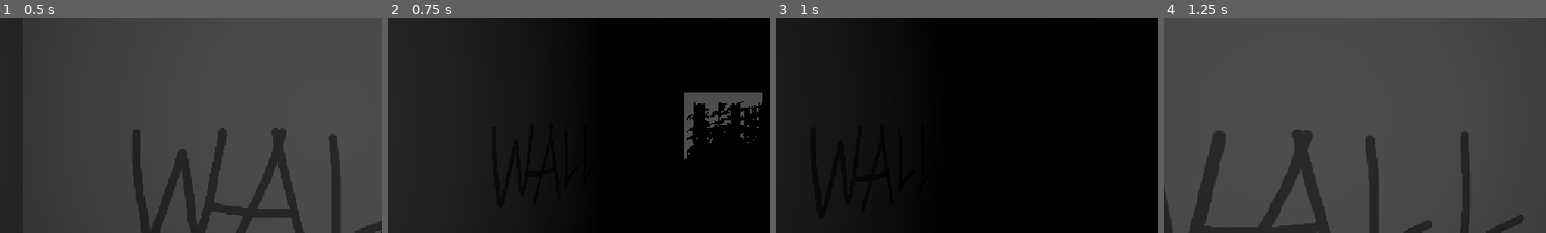
Above: before the commit, frames 1-4 (left to right).
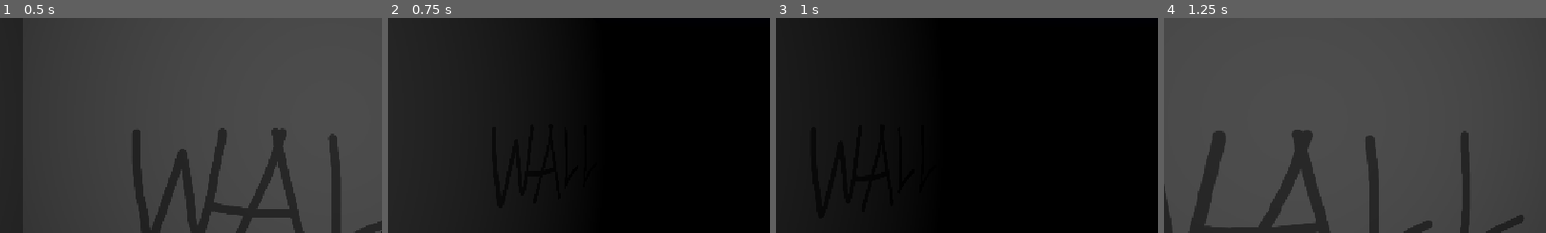
Above: after the commit, the same moments.

Repository: kerivin/dungeon-crawler
Game: Godot game, scene res://scenes/level.tscn
Two runs of this game, one before a commit and one after it. Both use one fixed random seed, a clock stepped at 60 frames per second and the inputs below. The project has no main scene, so this scene is started directly.
Inputs:
- Up to frame 1 (0.5 s): no input
- Up to frame 2 (0.75 s): tap Enter at 0.5 s; hold Right (turn_right) from 0.53 s (still down)
- Up to frame 3 (1 s): keep holding Right (turn_right)
- Up to frame 4 (1.25 s): keep holding Right (turn_right)
The pictures show only the part of the screen within x 7-57%, y 26-76%; the shares and areas given below are measured in that part.

Frame 1 is identical in both runs. In frame 2, 2.1% of the frame differs, in the area x 77-98%, y 34-66%; in frame 3, nothing differs; in frame 4, nothing differs.

Commit message:
multimesh for tiles

Diff:
--- a/scenes/level.tscn
+++ b/scenes/level.tscn
@@ -7,6 +7,7 @@
 [ext_resource type="Resource" uid="uid://bfhj4umrvgnii" path="res://resources/bg_tile_test.tres" id="5_2r41h"]
 
 [sub_resource type="Environment" id="Environment_g4v7s"]
+background_mode = 1
 ambient_light_source = 2
 ambient_light_color = Color(0.005198906, 0.0051989057, 0.005198909, 1)
 
--- a/scripts/bg_tile_definition.gd
+++ b/scripts/bg_tile_definition.gd
@@ -8,103 +8,45 @@
 @export var horizontal_repeat: int = 1
 @export var vertical_repeat: int = 1
 
-var texture_filter = BaseMaterial3D.TEXTURE_FILTER_LINEAR
+func get_billboard_transforms(x: int, y: int, cell_size: float, wall_height: float) -> Array[Transform3D]:
+	if not texture:
+		return []
 
-func place_tile(parent: Node3D, x: int, y: int, cell_size: float, wall_height: float) -> void:
-	_place_floor_and_ceiling(parent, x, y, cell_size, wall_height)
-	_place_billboard(parent, x, y, cell_size, wall_height)
+	var center = Vector3(
+		x * cell_size + cell_size / 2.0,
+		wall_height / 2.0,
+		y * cell_size + cell_size / 2.0
+	)
 
-func _place_billboard(parent: Node3D, x: int, y: int, cell_size: float, wall_height: float) -> void:
-	var center = Vector3(x * cell_size + cell_size / 2.0,
-						 wall_height / 2.0,
-						 y * cell_size + cell_size / 2.0)
+	var out: Array[Transform3D] = []
 
-	var total_planes = horizontal_repeat + vertical_repeat   # X‑facing + Z‑facing
-
-	var mm_instance = MultiMeshInstance3D.new()
-	var multimesh = MultiMesh.new()
-	multimesh.transform_format = MultiMesh.TRANSFORM_3D
-	multimesh.instance_count = total_planes
-
-	# Build the two mesh variants
-	var mesh_x = PlaneMesh.new()
-	mesh_x.size = Vector2(cell_size, wall_height)       # Z and Y
-	mesh_x.orientation = PlaneMesh.FACE_X                # normal +X
-
-	var mesh_z = PlaneMesh.new()
-	mesh_z.size = Vector2(cell_size, wall_height)       # X and Y
-	mesh_z.orientation = PlaneMesh.FACE_Z                # normal +Z
-
-	var base_mesh = PlaneMesh.new()
-	base_mesh.size = Vector2(cell_size, wall_height)
-	base_mesh.orientation = PlaneMesh.FACE_Z
-	multimesh.mesh = base_mesh
-
-	var transforms = PackedFloat32Array()
-	transforms.resize(total_planes * 12)
-
-	var index = 0
-
-	# --- X‑facing planes (normal +X) ---
-	# Their mesh is FACE_Z rotated 90° around Y.
+	# X‑facing planes (normal +X) – rotated 90° around Y
 	var step_x = cell_size / horizontal_repeat
 	for i in range(horizontal_repeat):
 		var x_offset = (i - (horizontal_repeat - 1) / 2.0) * step_x
 		var pos = center + Vector3(x_offset, 0, 0)
-		_set_transform(transforms, index, pos, Vector3(0, deg_to_rad(90), 0), Vector3.ONE)
-		index += 1
+		out.append(Transform3D(Basis.from_euler(Vector3(0, PI / 2.0, 0)), pos))
 
-	# --- Z‑facing planes (normal +Z) ---
-	# These use the base FACE_Z mesh as‑is.
+	# Z‑facing planes (normal +Z) – no rotation
 	var step_z = cell_size / vertical_repeat
 	for i in range(vertical_repeat):
 		var z_offset = (i - (vertical_repeat - 1) / 2.0) * step_z
 		var pos = center + Vector3(0, 0, z_offset)
-		_set_transform(transforms, index, pos, Vector3.ZERO, Vector3.ONE)
-		index += 1
+		out.append(Transform3D(Basis(), pos))
 
-	multimesh.buffer = transforms
-	mm_instance.multimesh = multimesh
+	return out
 
-	var mat = StandardMaterial3D.new()
-	mat.albedo_texture = texture
-	mat.transparency = BaseMaterial3D.TRANSPARENCY_ALPHA_SCISSOR
-	mat.alpha_scissor_threshold = 0.5
-	mat.cull_mode = BaseMaterial3D.CULL_DISABLED
-	mat.texture_filter = texture_filter
-	mm_instance.material_override = mat
+func get_floor_transform(x: int, y: int, cell_size: float):
+	if not floor_texture:
+		return null
 
-	parent.add_child(mm_instance)
+	var world_pos = Vector3(x * cell_size + cell_size / 2.0, 0.0, y * cell_size + cell_size / 2.0)
+	return Transform3D(Basis(), world_pos)
 
-func _set_transform(arr: PackedFloat32Array, index: int, pos: Vector3, euler: Vector3, scale: Vector3) -> void:
-	var basis = Basis.from_euler(euler).scaled(scale)
-	var offset = index * 12
-	arr[offset + 0] = basis.x.x; arr[offset + 1] = basis.x.y; arr[offset + 2] = basis.x.z; arr[offset + 3] = pos.x
-	arr[offset + 4] = basis.y.x; arr[offset + 5] = basis.y.y; arr[offset + 6] = basis.y.z; arr[offset + 7] = pos.y
-	arr[offset + 8] = basis.z.x; arr[offset + 9] = basis.z.y; arr[offset +10] = basis.z.z; arr[offset +11] = pos.z
-func _place_floor_and_ceiling(parent: Node3D, x: int, y: int, cell_size: float, wall_height: float) -> void:
-	var world_pos = Vector3(x * cell_size, 0, y * cell_size)
+func get_ceiling_transform(x: int, y: int, cell_size: float, wall_height: float):
+	if not ceiling_texture:
+		return null
 
-	if floor_texture:
-		var floor_mesh = MeshInstance3D.new()
-		floor_mesh.mesh = PlaneMesh.new()
-		floor_mesh.mesh.size = Vector2(cell_size, cell_size)
-		floor_mesh.rotation_degrees = Vector3(0, 0, 0)
-		var mat = StandardMaterial3D.new()
-		mat.albedo_texture = floor_texture
-		mat.texture_filter = texture_filter
-		floor_mesh.material_override = mat
-		floor_mesh.position = world_pos + Vector3(cell_size/2, 0, cell_size/2)
-		parent.add_child(floor_mesh)
-
-	if ceiling_texture:
-		var ceil_mesh = MeshInstance3D.new()
-		ceil_mesh.mesh = PlaneMesh.new()
-		ceil_mesh.mesh.size = Vector2(cell_size, cell_size)
-		ceil_mesh.rotation_degrees = Vector3(180, 0, 0)
-		var mat = StandardMaterial3D.new()
-		mat.albedo_texture = ceiling_texture
-		mat.texture_filter = texture_filter
-		ceil_mesh.material_override = mat
-		ceil_mesh.position = world_pos + Vector3(cell_size/2, wall_height, cell_size/2)
-		parent.add_child(ceil_mesh)
+	var world_pos = Vector3(x * cell_size + cell_size / 2.0, wall_height, y * cell_size + cell_size / 2.0)
+	var basis = Basis.from_euler(Vector3(PI, 0, 0))   # 180° around X
+	return Transform3D(basis, world_pos)
--- a/scripts/level_generator.gd
+++ b/scripts/level_generator.gd
@@ -12,8 +12,8 @@
 # id at (x,y) = cell_ids[x + y * width]
 var cell_ids: PackedInt32Array = []
 
-var _id_to_tile_def: Dictionary = {}
-var _id_to_bg_tile_def: Dictionary = {}
+var _id_to_tile_def: Dictionary[int, TileDefinition] = {}
+var _id_to_bg_tile_def: Dictionary[int, BgTileDefinition] = {}
 
 enum CellType { WALKABLE, BACKGROUND, VOID }
 
@@ -92,29 +92,114 @@
 	return _get_cell_type(x, y) == CellType.WALKABLE
 
 func _generate_tiles() -> void:
+	var horizontal_transforms: Dictionary = {}
+	var wall_transforms: Dictionary = {}
+	var billboard_transforms: Dictionary = {}
+
+	var neighbours = [
+		Vector2i(0, -1),   # north
+		Vector2i(1,  0),   # east
+		Vector2i(0,  1),   # south
+		Vector2i(-1, 0)    # west
+	]
+
 	for y in range(map_height):
 		for x in range(map_width):
 			match _get_cell_type(x, y):
 				CellType.WALKABLE:
 					var def = _get_tile_def(x, y)
 					if def:
-						def.place_floor_and_ceiling(self, x, y, cell_size, wall_height)
-						# North ( -Z direction )
-						if _is_void(x, y - 1):
-							def.place_wall(self, x, y, cell_size, wall_height, 0)
-						# East ( +X direction )
-						if _is_void(x + 1, y):
-							def.place_wall(self, x, y, cell_size, wall_height, 1)
-						# South ( +Z direction )
-						if _is_void(x, y + 1):
-							def.place_wall(self, x, y, cell_size, wall_height, 2)
-						# West ( -X direction )
-						if _is_void(x - 1, y):
-							def.place_wall(self, x, y, cell_size, wall_height, 3)
+						var floor_transform = def.get_floor_transform(x, y, cell_size)
+						if floor_transform:
+							horizontal_transforms.get_or_add(def.floor_texture, []).append(floor_transform)
+
+						var ceiling_transform = def.get_ceiling_transform(x, y, cell_size, wall_height)
+						if ceiling_transform:
+							horizontal_transforms.get_or_add(def.ceiling_texture, []).append(ceiling_transform)
+#
+						for side in range(4):
+							var nx = x + neighbours[side].x
+							var ny = y + neighbours[side].y
+							if _is_void(nx, ny):
+								var wall_transform = def.get_wall_transform(x, y, cell_size, wall_height, side)
+								if wall_transform:
+									wall_transforms.get_or_add(def.wall_texture, []).append(wall_transform)
+
 				CellType.BACKGROUND:
 					var def = _get_bg_tile_def(x, y)
 					if def:
-						def.place_tile(self, x, y, cell_size, wall_height)
+						var floor_transform = def.get_floor_transform(x, y, cell_size)
+						if floor_transform:
+							horizontal_transforms.get_or_add(def.floor_texture, []).append(floor_transform)
+
+						var ceiling_transform = def.get_ceiling_transform(x, y, cell_size, wall_height)
+						if ceiling_transform:
+							horizontal_transforms.get_or_add(def.ceiling_texture, []).append(ceiling_transform)
+
+						var billboard_transform = def.get_billboard_transforms(x, y, cell_size, wall_height)
+						if not billboard_transform.is_empty():
+							billboard_transforms.get_or_add(def.texture, []).append_array(billboard_transform)
+
+	_create_multimesh_for(horizontal_transforms,
+		_create_plane_mesh(Vector2(cell_size, cell_size), PlaneMesh.FACE_Y),
+		"floor_ceiling")
+
+	_create_multimesh_for(wall_transforms,
+		_create_plane_mesh(Vector2(cell_size, wall_height), PlaneMesh.FACE_Z),
+		"walls")
+
+	_create_multimesh_for(billboard_transforms,
+		_create_plane_mesh(Vector2(cell_size, wall_height), PlaneMesh.FACE_Z),
+		"billboards",
+		true)
+
+func _create_plane_mesh(size: Vector2, orientation = PlaneMesh.FACE_Z) -> PlaneMesh:
+	var mesh = PlaneMesh.new()
+	mesh.size = size
+	mesh.orientation = orientation
+	return mesh
+
+func _create_multimesh_for(transforms_by_texture: Dictionary, base_mesh: PlaneMesh, group_name: String, use_alpha_scissor = false) -> void:
+	for texture in transforms_by_texture:
+		var list: Array = transforms_by_texture[texture]
+		if list.is_empty():
+			continue
+
+		var mm = MultiMesh.new()
+		mm.transform_format = MultiMesh.TRANSFORM_3D
+		mm.mesh = base_mesh
+		mm.instance_count = list.size()
+		mm.buffer = _pack_transforms(list)
+
+		var mi = MultiMeshInstance3D.new()
+		print("MultiMeshInstance3D transform: ", mi.transform)
+		mi.multimesh = mm
+		mi.material_override = _make_material(texture, use_alpha_scissor)
+		mi.name = "%s_%s" % [group_name, texture.resource_path.get_file() if texture.resource_path else str(texture.get_instance_id())]
+		add_child(mi)
+
+func _pack_transforms(transforms: Array) -> PackedFloat32Array:
+	var arr = PackedFloat32Array()
+	arr.resize(transforms.size() * 12)
+	for i in transforms.size():
+		var mesh_transform = transforms[i]
+		var b = mesh_transform.basis
+		var o = mesh_transform.origin
+		var off = i * 12
+		arr[off+0] = b.x.x; arr[off+1] = b.x.y; arr[off+2] = b.x.z; arr[off+3] = o.x
+		arr[off+4] = b.y.x; arr[off+5] = b.y.y; arr[off+6] = b.y.z; arr[off+7] = o.y
+		arr[off+8] = b.z.x; arr[off+9] = b.z.y; arr[off+10]= b.z.z; arr[off+11]= o.z
+	return arr
+
+func _make_material(texture: Texture2D, alpha_scissor: bool = false) -> StandardMaterial3D:
+	var mat = StandardMaterial3D.new()
+	mat.albedo_texture = texture
+	mat.texture_filter = BaseMaterial3D.TEXTURE_FILTER_LINEAR
+	if alpha_scissor:
+		mat.transparency = BaseMaterial3D.TRANSPARENCY_ALPHA_SCISSOR
+		mat.alpha_scissor_threshold = 0.5
+		mat.cull_mode = BaseMaterial3D.CULL_DISABLED
+	return mat
 
 func _spawn_player() -> void:
 	for y in range(map_height):
--- a/scripts/tile_definition.gd
+++ b/scripts/tile_definition.gd
@@ -6,68 +6,43 @@
 @export var ceiling_texture: Texture2D
 @export var wall_texture: Texture2D
 
-var texture_filter = BaseMaterial3D.TEXTURE_FILTER_LINEAR
-
-func place_floor_and_ceiling(parent: Node3D, x: int, y: int, cell_size: float, wall_height: float) -> void:
-	var world_pos = Vector3(x * cell_size, 0, y * cell_size)
-
-	if floor_texture:
-		var floor_mesh = MeshInstance3D.new()
-		floor_mesh.mesh = PlaneMesh.new()
-		floor_mesh.mesh.size = Vector2(cell_size, cell_size)
-		floor_mesh.rotation_degrees = Vector3(0, 0, 0)
-		var mat = StandardMaterial3D.new()
-		mat.albedo_texture = floor_texture
-		mat.texture_filter = texture_filter
-		floor_mesh.material_override = mat
-		floor_mesh.position = world_pos + Vector3(cell_size/2, 0, cell_size/2)
-		parent.add_child(floor_mesh)
-
-	if ceiling_texture:
-		var ceil_mesh = MeshInstance3D.new()
-		ceil_mesh.mesh = PlaneMesh.new()
-		ceil_mesh.mesh.size = Vector2(cell_size, cell_size)
-		ceil_mesh.rotation_degrees = Vector3(180, 0, 0)
-		var mat = StandardMaterial3D.new()
-		mat.albedo_texture = ceiling_texture
-		mat.texture_filter = texture_filter
-		ceil_mesh.material_override = mat
-		ceil_mesh.position = world_pos + Vector3(cell_size/2, wall_height, cell_size/2)
-		parent.add_child(ceil_mesh)
-
-func place_wall(parent: Node3D, x: int, y: int, cell_size: float, wall_height: float, side: int) -> void:
+func get_wall_transform(x: int, y: int, cell_size: float, wall_height: float, side: int):
 	if not wall_texture:
-		return
-
-	var mesh = MeshInstance3D.new()
-	mesh.mesh = PlaneMesh.new()
-	mesh.mesh.size = Vector2(cell_size, wall_height)
-	mesh.mesh.orientation = PlaneMesh.FACE_Z
-
-	var mat = StandardMaterial3D.new()
-	mat.albedo_texture = wall_texture
-	mat.texture_filter = BaseMaterial3D.TEXTURE_FILTER_LINEAR
-	mesh.material_override = mat
+		return null
 
 	var center_x = x * cell_size + cell_size / 2.0
 	var center_z = y * cell_size + cell_size / 2.0
-	var pos = Vector3.ZERO
-	var rot_deg = 0.0
+	var pos: Vector3
+	var angle_y: float
 
 	match side:
 		0:  # North (edge at z = y*cell_size, outward -Z)
 			pos = Vector3(center_x, wall_height / 2.0, y * cell_size)
-			rot_deg = 0.0   # flip normal from +Z to -Z
+			angle_y = 0.0
 		1:  # East (edge at x = (x+1)*cell_size, outward +X)
 			pos = Vector3((x + 1) * cell_size, wall_height / 2.0, center_z)
-			rot_deg = -90.0   # rotate +Z to +X
+			angle_y = PI / 2.0
 		2:  # South (edge at z = (y+1)*cell_size, outward +Z)
 			pos = Vector3(center_x, wall_height / 2.0, (y + 1) * cell_size)
-			rot_deg = 180.0     # +Z is correct
+			angle_y = PI
 		3:  # West (edge at x = x*cell_size, outward -X)
 			pos = Vector3(x * cell_size, wall_height / 2.0, center_z)
-			rot_deg = 90.0    # rotate +Z to -X
+			angle_y = -PI / 2.0
 
-	mesh.position = pos
-	mesh.rotation_degrees.y = rot_deg
-	parent.add_child(mesh)
+	var basis = Basis.from_euler(Vector3(0, angle_y, 0))
+	return Transform3D(basis, pos)
+
+func get_floor_transform(x: int, y: int, cell_size: float):
+	if not floor_texture:
+		return null
+
+	var world_pos = Vector3(x * cell_size + cell_size / 2.0, 0.0, y * cell_size + cell_size / 2.0)
+	return Transform3D(Basis(), world_pos)
+
+func get_ceiling_transform(x: int, y: int, cell_size: float, wall_height: float):
+	if not ceiling_texture:
+		return null
+
+	var world_pos = Vector3(x * cell_size + cell_size / 2.0, wall_height, y * cell_size + cell_size / 2.0)
+	var basis = Basis.from_euler(Vector3(PI, 0, 0))   # 180° around X
+	return Transform3D(basis, world_pos)
